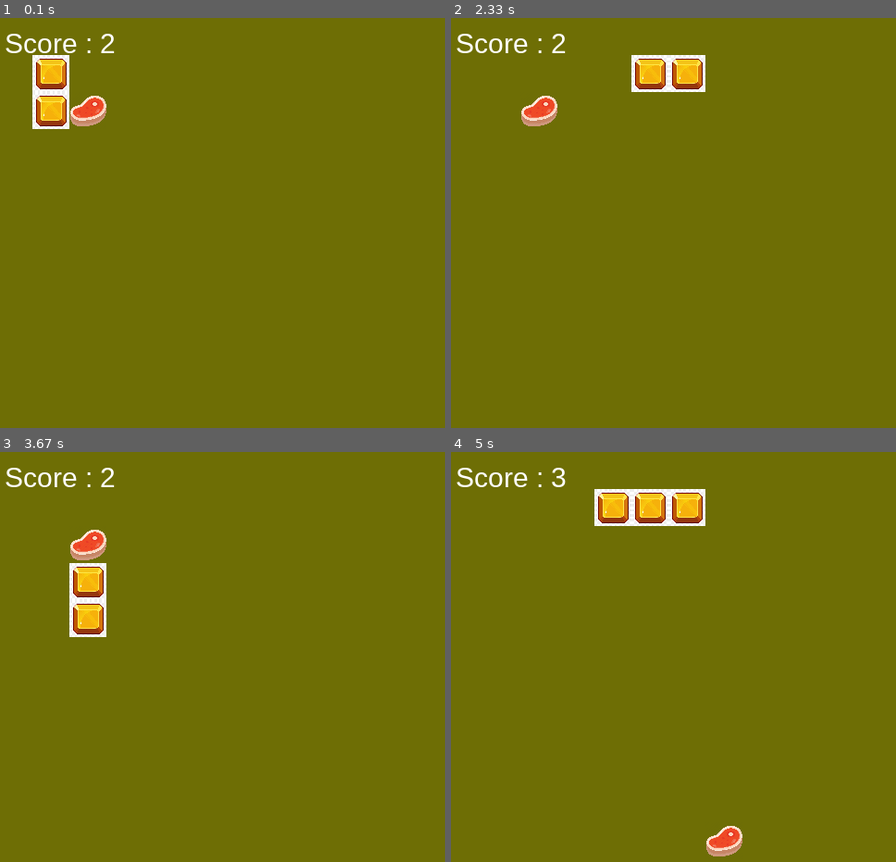
Above: before the commit, frames 1-4 (two rows, left to right).
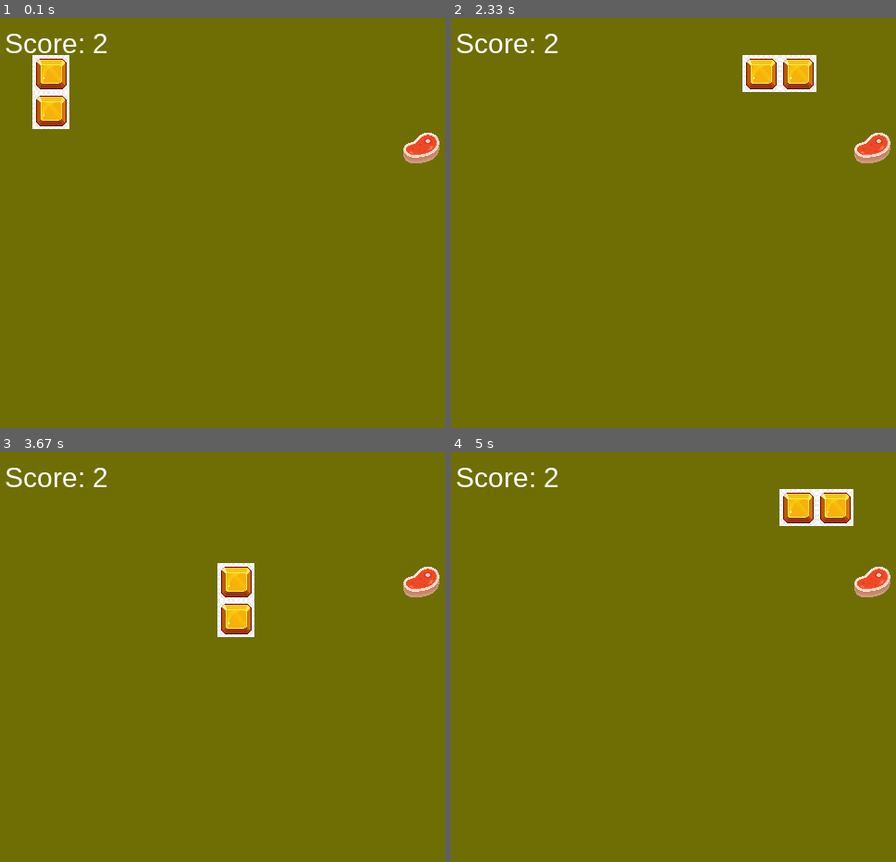
Above: after the commit, the same moments.

Repository: SachinG-dev/learning-pygame
Game: pygame game, started from snake-game/main.py
Same seed, same stepped clock (60 frames per second), same inputs: the game is played once before the commit and once after it.
Inputs:
- Up to frame 1 (0.1 s): no input
- Up to frame 2 (2.33 s): hold Right 0.33-0.8 s; hold Up 0.83-1.27 s; hold Right 1.3-1.8 s; hold Left from 1.83 s (still down)
- Up to frame 3 (3.67 s): release Left at 2.37 s; hold Down 2.4-2.95 s; hold Left 2.98-3.53 s; hold Up from 3.57 s (still down)
- Up to frame 4 (5 s): release Up at 4.12 s; hold Right 4.15-4.78 s; hold Down from 4.82 s (still down)

The runs differ from the first frame. In frame 1, 1.1% of the frame differs, in the area x 15-99%, y 3-36%; in frame 2, 4.1%; in frame 3, 4.1%; in frame 4, 4.8%, in the area x 17-99%, y 3-99%.

Commit message:
feat: adding self collision feature

Diff:
--- a/snake-game/main.py
+++ b/snake-game/main.py
@@ -3,20 +3,20 @@
 from pygame.locals import *
 import random
 
-SIZE = 40
+SIZE = 40  # Grid size
 
 class Food:
     def __init__(self, parent_screen):
         self.food = pygame.image.load("resources/meat.webp").convert_alpha()
         self.food = pygame.transform.scale(self.food, (SIZE, SIZE))
         self.parent_screen = parent_screen
-        self.x = SIZE * 2
-        self.y = SIZE * 2
+        self.move()  # Initialize at a valid position
 
     def draw(self):
-        self.parent_screen.blit(self.food, (self.x, self.y))  # Do not clear screen here
+        self.parent_screen.blit(self.food, (self.x, self.y))
 
     def move(self):
+        # Ensure food aligns with the grid and stays inside the screen bounds
         self.x = random.randint(0, (500 // SIZE) - 1) * SIZE
         self.y = random.randint(0, (500 // SIZE) - 1) * SIZE
 
@@ -26,7 +26,7 @@
         self.parent_screen = parent_screen
         self.block = pygame.image.load("resources/block.png").convert_alpha()
         self.block = pygame.transform.scale(self.block, (SIZE, SIZE))
-        self.block_x = [SIZE] * length
+        self.block_x = [SIZE] * length  # Correct initial positions
         self.block_y = [SIZE] * length
         self.direction = "down"
 
@@ -35,20 +35,24 @@
             self.parent_screen.blit(self.block, (self.block_x[i], self.block_y[i]))
 
     def move_up(self):
-        self.direction = "up"
+        if self.direction != "down":  # Prevent reversing into itself
+            self.direction = "up"
 
     def move_down(self):
-        self.direction = "down"
+        if self.direction != "up":
+            self.direction = "down"
 
     def move_left(self):
-        self.direction = "left"
+        if self.direction != "right":
+            self.direction = "left"
 
     def move_right(self):
-        self.direction = "right"
+        if self.direction != "left":
+            self.direction = "right"
 
     def increase_length(self):
         self.length += 1
-        self.block_x.append(-1)
+        self.block_x.append(-1)  # Temporary placeholder
         self.block_y.append(-1)
 
     def walk(self):
@@ -78,27 +82,53 @@
         self.food = Food(self.surface)
 
     def is_collision(self, x1, y1, x2, y2):
-        rect1 = pygame.Rect(x1, y1, SIZE, SIZE)  # Create a rectangle for the first object
-        rect2 = pygame.Rect(x2, y2, SIZE, SIZE)  # Create a rectangle for the second object
-        return rect1.colliderect(rect2)
-
+        return x1 == x2 and y1 == y2  # Ensure exact position match
 
     def play(self):
         self.snake.walk()
         self.snake.draw()
-        self.food.draw()  # Food should be drawn before updating the screen
+        self.food.draw()
         self.display_score()
-        pygame.display.flip()  # Draw food
+        pygame.display.flip()  # Update the screen after everything is drawn
 
-
-        if self.is_collision( self.snake.block_x[0],self.snake.block_y[0], self.food.x , self.food.y):
-            # self.snake.length +=1
+        # Collision detection for snake eating food
+        if self.is_collision(self.snake.block_x[0], self.snake.block_y[0], self.food.x, self.food.y):
+            print("Food eaten!")
             self.snake.increase_length()
             self.food.move()
 
+        # Collision detection for snake hitting itself
+        for i in range(3, self.snake.length):  # Start checking from index 3
+            if self.is_collision(self.snake.block_x[0], self.snake.block_y[0], self.snake.block_x[i], self.snake.block_y[i]):
+                raise Exception("Game Over")  # Raise exception to handle game over
+
+    def show_game_over(self):
+        self.surface.fill((255, 255, 255))
+        font = pygame.font.SysFont('arial', 30)
+
+        line1 = font.render(f"Game Over! Your Score: {self.snake.length}", True, (255, 0, 0))
+        self.surface.blit(line1, (120, 200))
+
+        line2 = font.render("Press ENTER to Play Again or ESC to Exit", True, (0, 0, 255))
+        self.surface.blit(line2, (80, 250))
+
+        pygame.display.flip()  # Ensure screen updates to show game over message
+
+        waiting = True
+        while waiting:
+            for event in pygame.event.get():
+                if event.type == KEYDOWN:
+                    if event.key == K_RETURN:  # Restart game on ENTER
+                        self.__init__()  # Re-initialize game
+                        self.run()
+                        waiting = False
+                    elif event.key == K_ESCAPE:  # Exit game on ESC
+                        pygame.quit()
+                        exit()
+
     def display_score(self):
         font = pygame.font.SysFont('arial', 30)
-        score = font.render(f"Score : {self.snake.length}", True, (255,255,255))
+        score = font.render(f"Score: {self.snake.length}", True, (255, 255, 255))
         self.surface.blit(score, (10, 10))
 
     def run(self):
@@ -121,10 +151,12 @@
                 elif event.type == QUIT:
                     running = False
 
-
-            self.play()
-            pygame.display.flip()
-            time.sleep(0.2)  # Adjust speed
+            try:
+                self.play()
+                pygame.display.flip()
+                time.sleep(0.2)  # Adjust speed
+            except Exception:
+                self.show_game_over()
 
 
 if __name__ == "__main__":
